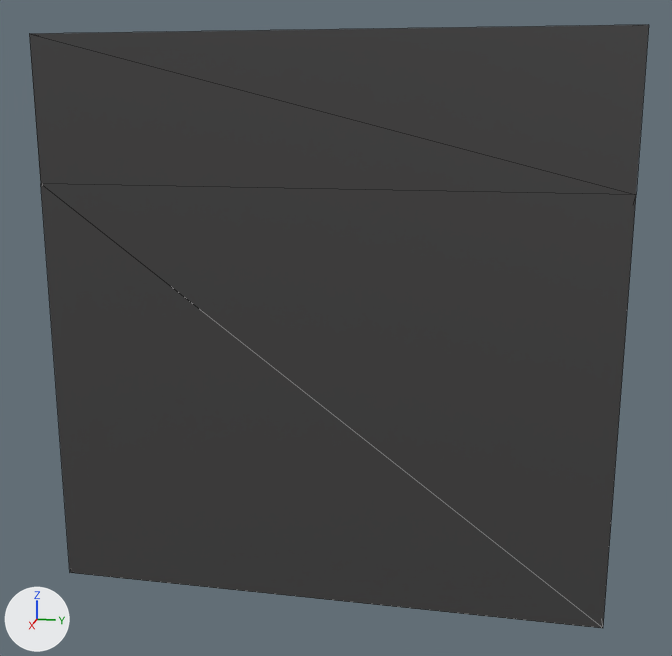
Renders of the glTF model BaseFramework 3D/Asset/Models/Block/SideBlock.gltf from each side of a commit.
Camera for both pictures: a 50 mm lens placed at (4.03, 0.66, 0.79), pointed at (0.12, -0.12, -0.19). The axes (+X, +Y, +Z) are drawn at lower left. The lights are the same throughout. The picture after the commit comes second. Mesh edges are drawn as thin lines.
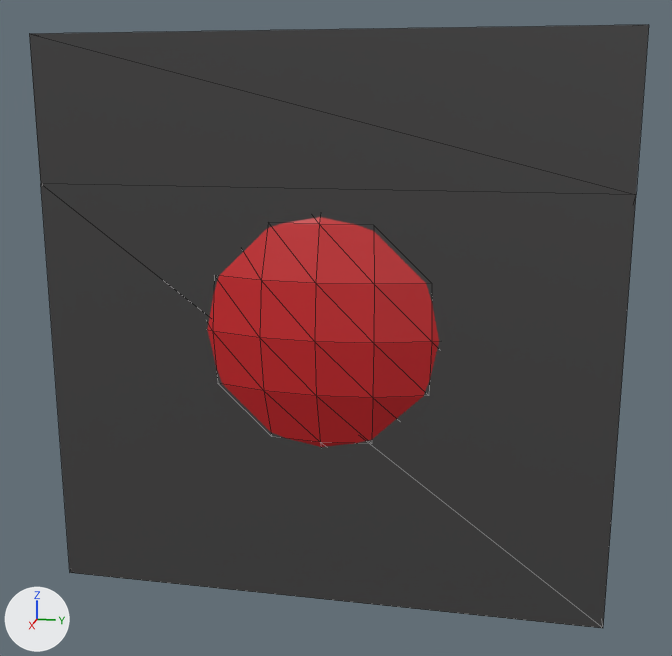
What differs and where, as boxes (x1, y1, x2, y2) in the pictures (672 x 656 px):
'球', added (red)
    after: (208, 217, 439, 447)

What changed in the scene script:
```text
Add me_球:
    me_球.from_pydata(...)  # 69 vertices, 104 faces; spans x 0.653..1.0, y -0.707..0.707, z -0.707..0.707
    me_球.materials.append(mat_material)  # picture img_colorpalettenormal
Add ob_球:
    ob_球 = bpy.data.objects.new('球', me_球)
    ob_球.location = (0.088, 0.0, 0.0)
```
